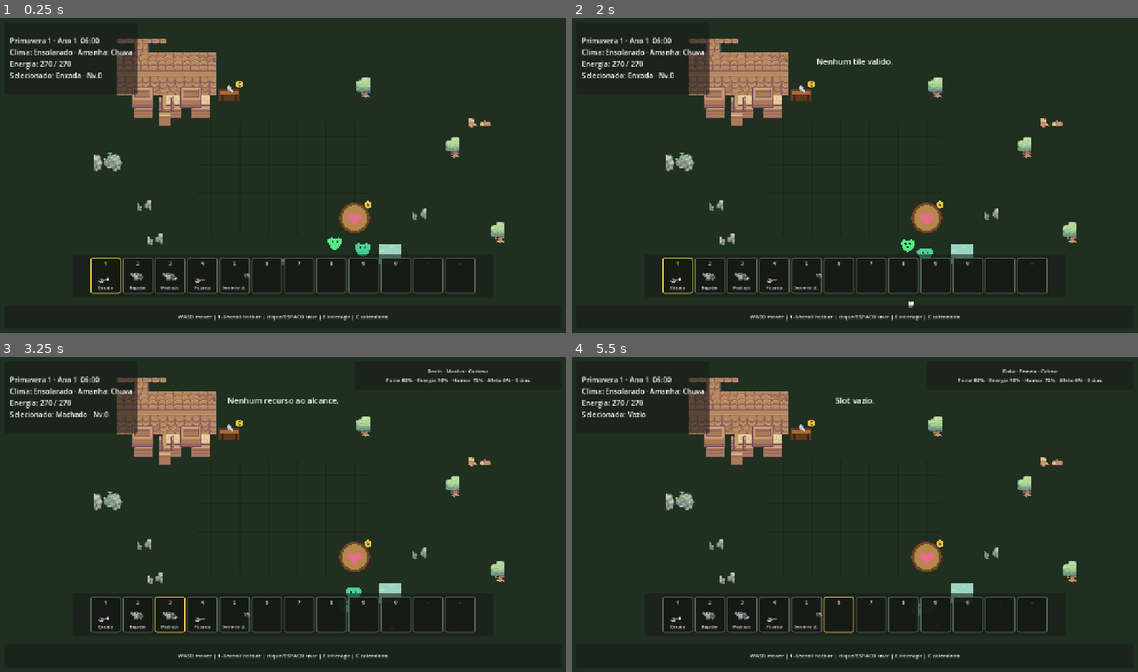
Above: before the commit, frames 1-4 (two rows, left to right).
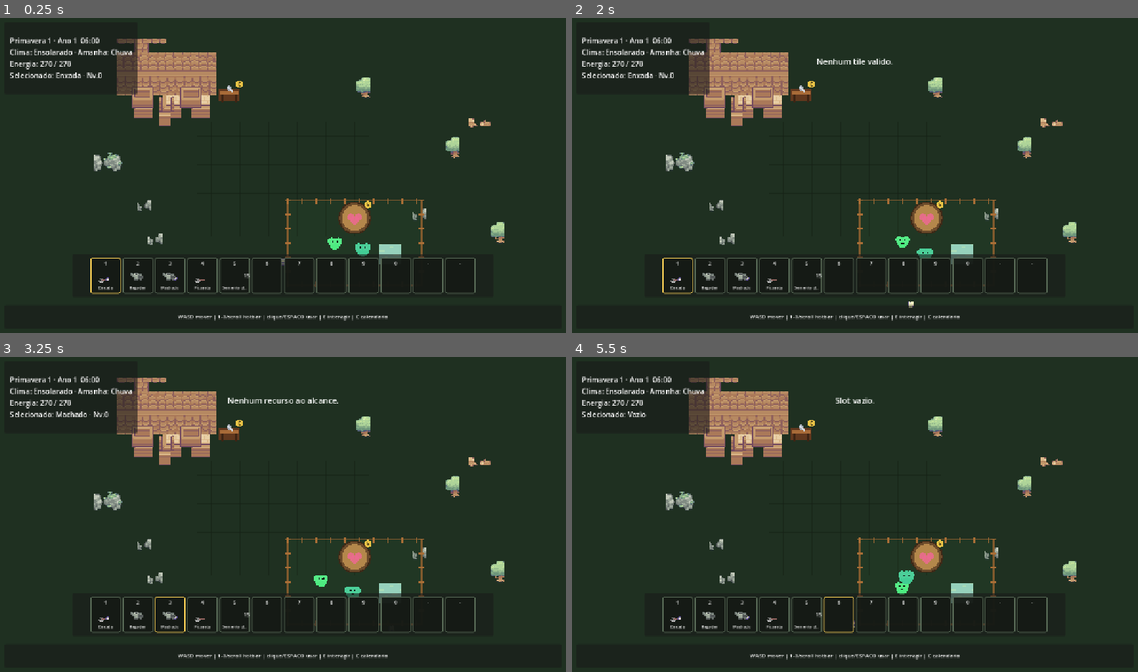
Above: after the commit, the same moments.

Repository: HelioConde/GameSlime
Game: Godot game, scene res://scenes/world/main.tscn
The game is run twice, just before and just after one commit, with the same random seed, the same clock (stepped at 60 frames per second) and the same inputs.
Inputs (mouse positions are in pixels of both pictures, inside the frame that each line leads up to):
- Up to frame 1 (0.25 s): no input
- Up to frame 2 (2 s): tap Enter at 0.5 s; move the mouse to (979, 159) at 0.52 s; hold D 0.53-1.28 s; tap E at 0.6 s; click (979, 159) at 0.67 s; tap Space at 0.77, 1.52 s; move the mouse to (741, 191) at 1.27 s; hold S from 1.28 s (still down); tap 1 at 1.35 s
- Up to frame 3 (3.25 s): move the mouse to (339, 445) at 2.02 s; release S at 2.03 s; hold D 2.03-2.78 s; tap 2 at 2.1 s; tap Space at 2.75, 3.02 s; move the mouse to (254, 577) at 2.77 s; hold W from 2.78 s (still down); tap 3 at 2.85 s; click (254, 577) at 2.92 s
- Up to frame 4 (5.5 s): move the mouse to (1024, 561) at 3.52 s; release W at 3.53 s; hold A 3.53-5.03 s; tap 4 at 3.6 s; tap Space at 3.77, 4.52 s; move the mouse to (685, 467) at 4.27 s; tap 5 at 4.35 s; move the mouse to (883, 514) at 5.02 s; hold S from 5.03 s (still down); tap 6 at 5.1 s; click (883, 514) at 5.17 s

The runs differ from the first frame. In frame 1, 0.3% of the frame differs, in the area x 50-75%, y 57-86%; in frame 2, 0.4%; in frame 3, 0.6%; in frame 4, 0.7%, in the area x 49-94%, y 3-86%.

Commit message:
feat: place first slime habitat

Diff:
--- a/scenes/world/main.tscn
+++ b/scenes/world/main.tscn
@@ -15,6 +15,7 @@
 [ext_resource type="PackedScene" path="res://scenes/world/large_boulder.tscn" id="13_boulder"]
 [ext_resource type="PackedScene" path="res://scenes/slimes/slime_creature.tscn" id="14_slime"]
 [ext_resource type="PackedScene" path="res://scenes/slimes/slime_breeding_nest.tscn" id="15_nest"]
+[ext_resource type="PackedScene" path="res://scenes/slimes/slime_habitat.tscn" id="16_habitat"]
 
 [node name="Main" type="Node2D"]
 texture_filter = 1
@@ -60,6 +61,9 @@
 [node name="LargeBoulderGate" parent="." instance=ExtResource("13_boulder")]
 position = Vector2(250, 330)
 
+[node name="SlimeHabitat" parent="." instance=ExtResource("16_habitat")]
+position = Vector2(800, 510)
+
 [node name="SlimeBreedingNest" parent="." instance=ExtResource("15_nest")]
 position = Vector2(800, 455)
 
Not shown: 1 places in scenes/world/main.tscn that only renumber resources
